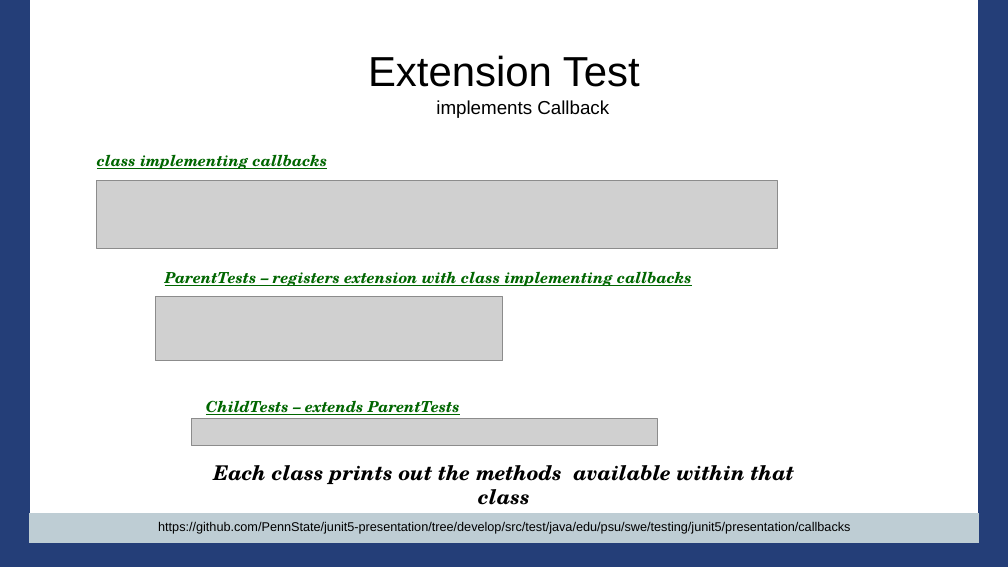
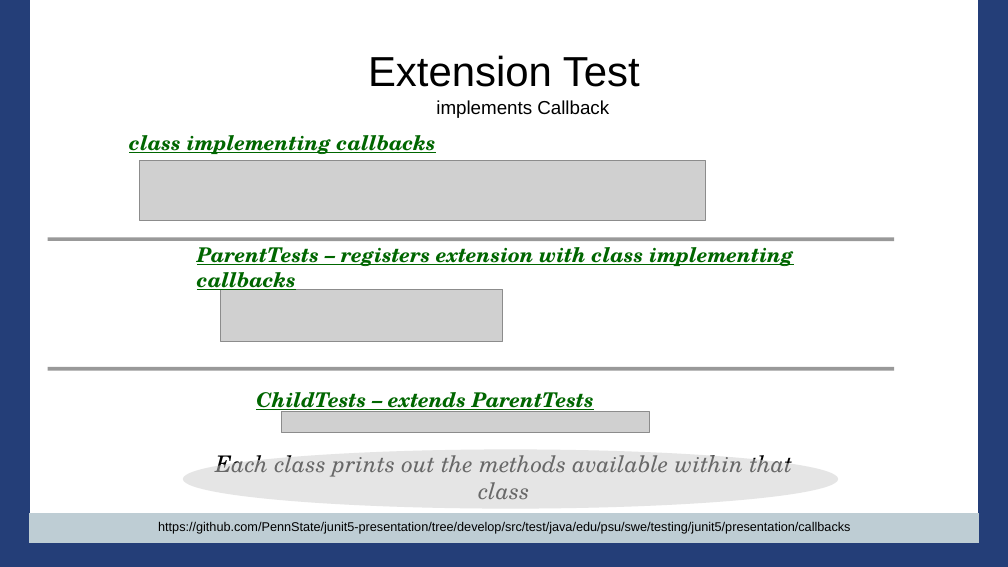
Before and after one commit to PennState/junit5-presentation, a slide deck: slide 48 of src/site/presentation/Junit5_Presentation_JavaOne_2016.odp (slide 34 before the commit). Drawn at 1008x567 pixels with LibreOffice and Linux fonts; fonts in the diff are those of the drawing; grey boxes stand for pictures; background and template pictures are left out. Boxes give left, top, right and bottom in pixels: in the first picture for what was removed or moved away, otherwise in the second. Text is boxed around its words. In the diff, an @@ line names an element or a change of style, - is before the commit and + after.

```diff
--- a/src/site/presentation/Junit5_Presentation_JavaOne_2016.odp
+++ b/src/site/presentation/Junit5_Presentation_JavaOne_2016.odp
@@ title "class implementing callbacks": place and size @@
-title "class implementing callbacks" at (97,154,327,169)
+title "class implementing callbacks" at (129,135,436,154)
@@ picture: place and size @@
-picture at (97,181,777,249)
+picture at (139,161,706,220)
@@ line added from (48, 240) to (895, 240), #999999 2.89 pt @@
@@ size 12 to 16 pt in 3 elements at (129,135,436,154), (256,392,594,414), (197,247,793,294) @@
@@ title "ParentTests – registers extension with ...": place and size @@
-title "ParentTests – registers extension with ..." at (165,271,691,286)
+title "ParentTests – registers extension with ..." at (197,247,793,294)
@@ picture: place and size @@
-picture at (155,296,503,360)
+picture at (220,289,503,341)
@@ line added from (48, 369) to (895, 369), #999999 2.89 pt @@
@@ title "ChildTests – extends ParentTests": place and size @@
-title "ChildTests – extends ParentTests" at (206,400,460,415)
+title "ChildTests – extends ParentTests" at (256,392,594,414)
@@ picture: place and size @@
-picture at (192,419,659,446)
+picture at (282,412,649,433)
@@ title "Each class prints out the ...": place and size @@
-title "Each class prints out the ..." at (213,465,794,505)
+title "Each class prints out the ..." at (215,455,793,499)
@@ title "Each class prints out the ..." at (215,455,793,499): size 16 to 18 pt, bold off @@
@@ ellipse added at (183,450,839,509), fill #CCCCCC at 51% opacity @@
```
Also in this commit, not shown: 33 other slides changed, 23 slides added, 6 slides removed.
